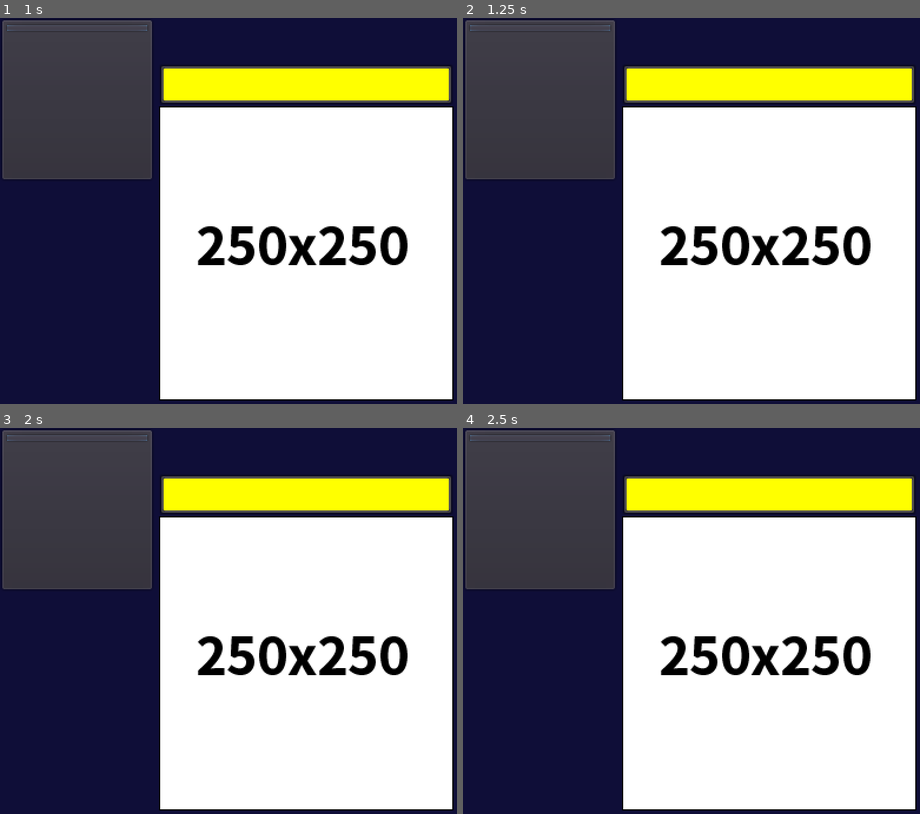
Above: before the commit, frames 1-4 (two rows, left to right).
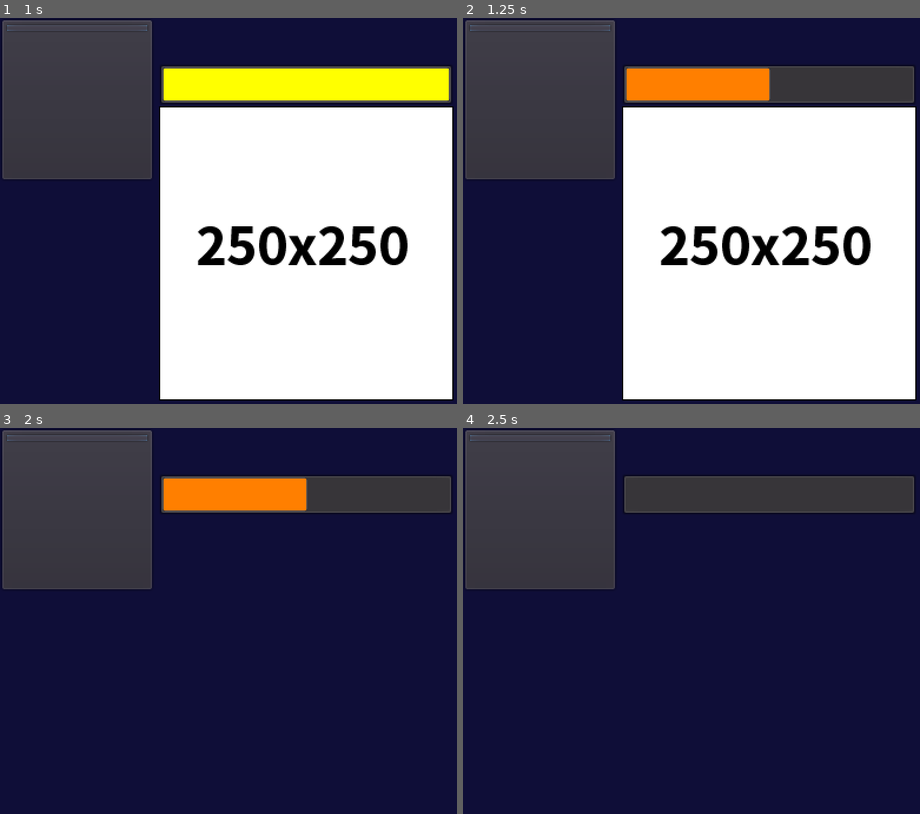
Above: after the commit, the same moments.

Repository: Yu-Channel/Simple-clicker
Game: Godot game, scene res://scene/Main.tscn
Two runs of this game, one before a commit and one after it. Both use one fixed random seed, a clock stepped at 60 frames per second and the inputs below.
Inputs:
- Up to frame 1 (1 s): click "Power +1(x)" (after the commit: "Power +1(1)") at 0.5 s
- Up to frame 2 (1.25 s): no input
- Up to frame 3 (2 s): click "Power +1(x)" (after the commit: "Power +1(1)") at 1.25 s
- Up to frame 4 (2.5 s): click "Power +1(x)" (after the commit: "Power +1(1)") at 2 s

Frame 1 is identical in both runs. In frame 2, 5.3% of the frame differs, in the area x 35-99%, y 12-22%; in frame 3, 54%; in frame 4, 55%, in the area x 34-100%, y 12-100%.

Commit message:
お買い物の処理の追加

Diff:
--- a/scene/Main.tscn
+++ b/scene/Main.tscn
@@ -110,7 +110,7 @@
 margin_right = 117.0
 margin_bottom = 46.0
 custom_fonts/font = SubResource( 1 )
-text = "money x100"
+text = "Money x100"
 align = 1
 valign = 1
 
@@ -138,4 +138,4 @@
 "_edit_lock_": true
 }
 
-[connection signal="pressed" from="GUI/ButtonUI/VBox/PowerButton" to="." method="_on_Button_pressed"]
+[connection signal="pressed" from="GUI/ButtonUI/VBox/PowerButton" to="." method="_on_PowerButton_pressed"]
--- a/scripts/Enemy.gd
+++ b/scripts/Enemy.gd
@@ -10,6 +10,8 @@
 	set_enemy_hp()
 
 func _process(delta):
+	enemy_slayed()
+	# 時間制限
 	if !(Grobal.floor_num % 10):
 		Grobal.time_limit -= delta
 		if Grobal.time_limit <= 0:
@@ -20,18 +22,21 @@
 func _on_Enemy_input_event(viewport, event, shape_idx):
 	if event is InputEventMouseButton:
 		if event.is_pressed():
-			Grobal.enemy_hp -= 1
+			Grobal.enemy_hp -= Grobal.click_power
 
 			# 敵を倒したときの処理
-			if Grobal.enemy_hp <= 0:
-				Grobal.enemy_hp = 0
-				loot_money()
-				queue_free()
+			enemy_slayed()
+
+func enemy_slayed():
+	if Grobal.enemy_hp <= 0:
+		Grobal.enemy_hp = 0
+		loot_money()
+		queue_free()
 
 # 敵のHPを階層によって変化させる
 func set_enemy_hp():
 	var enemy_hp:float = 0
-	enemy_hp = int(10 * (1 + (Grobal.floor_num - 1) * 0.2))
+	enemy_hp = int(10 * (1 + pow(Grobal.floor_num, 1.18) - 1) * 0.2)
 
 	# 10の倍数floorごとに
 	if !(Grobal.floor_num % 10):
@@ -46,5 +51,5 @@
 # 敵を倒した時に得られるお金
 func loot_money():
 	var money:float = 0
-	money = 10 * (1 + pow(Grobal.floor_num, 2) * 0.2)
+	money = 10 * (1 + pow(Grobal.floor_num, 1.12) * 0.2)
 	Grobal.money += int(money)
--- a/scripts/Grobal.gd
+++ b/scripts/Grobal.gd
@@ -14,10 +14,10 @@
 var loop_flag				# 雑魚ループフラグ
 
 ## プレイヤーのステータス
-var click_power				# クリック攻撃力
+var click_power:int = CLICK_POWER_INIT				# クリック攻撃力
 var click_multiplier		# クリック倍率 *実装は未定
 var auto_click_power		# オートクリック攻撃力
-var auto_click_multiplier	# オートクリック倍率
+var auto_click_multiplier	# オートクリック倍率 *実装は未定
 var auto_click_cooldown		# オートクリック速度
 
 ## 転生関連
--- a/scripts/Main.gd
+++ b/scripts/Main.gd
@@ -9,6 +9,8 @@
 
 var enemy_node
 var enemy_timer_node
+var click_power_price:float
+var frame60:float
 
 func _ready():
 	## debug log ##
@@ -19,10 +21,20 @@
 
 # フレームごとの処理===================
 func _process(delta):
+	# フレームの計測(60fps)
+	frame60 += 1
+	if frame60 >= 60:
+		frame60 = 0
+
 	# 敵のHP関連の処理
 	hp_label.text = str(Grobal.enemy_hp) + "/" + str(Grobal.enemy_max_hp)
 	hp_bar.value = ( Grobal.enemy_hp / Grobal.enemy_max_hp ) * 100
 	hp_bar_stylebox.bg_color = Color(1.0,(hp_bar.value / 100) , 0, 1)
+	# お買い物の自動更新
+	shop_price()
+
+	if !(frame60) && (Grobal.enemy_hp > 0):
+		Grobal.enemy_hp -= 1
 
 # 敵の呼び出し 座標の設定===============
 func call_enemy():
@@ -45,9 +57,19 @@
 
 # ====================================
 
+# ボタンを押したときの処理
+func _on_PowerButton_pressed():
+	# お金が足りてるかどうか
+	shop_price()
+	if click_power_price <= Grobal.money:
+		# お金の消費
+		Grobal.money -= click_power_price
+		# プレイヤーの強化
+		Grobal.click_power += 1
 
-func _on_Button_pressed():
-	# プレイヤーの強化
-
+# 各お買い物の計算と表示の更新
+func shop_price():
+	click_power_price = int(100 * (pow(Grobal.click_power, 1.32)))
 	# ボタンとラベルの表示の変更
-	pass
+	power_button.text = "Power +" + str(1) + "(" + str(Grobal.click_power) + ")"
+	power_button_label.text = "Money x" + str(click_power_price)
